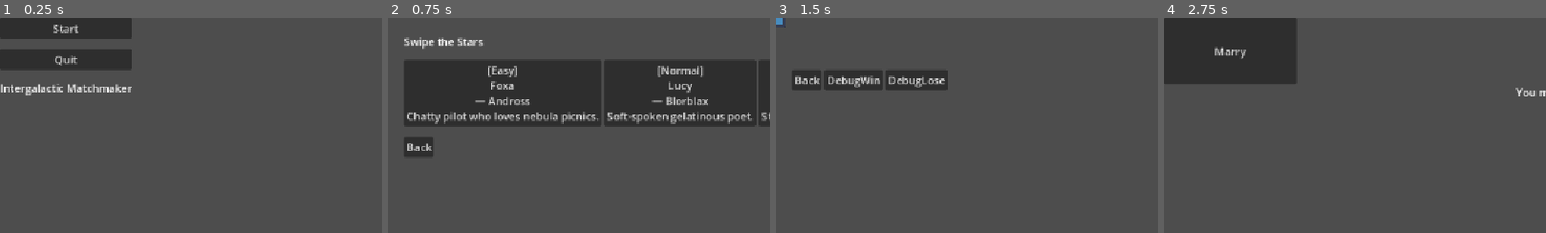
Above: before the commit, frames 1-4 (left to right).
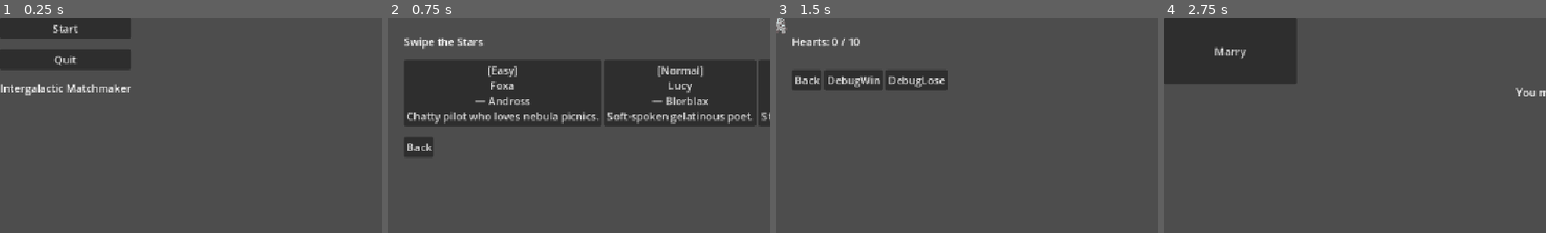
Above: after the commit, the same moments.

Repository: RobinPilt/UTGJ2025_c4
Game: Godot game, scene res://scenes/core/main.tscn
Two runs of this game, one before a commit and one after it. Both use one fixed random seed, a clock stepped at 60 frames per second and the inputs below. The engine's default icon, where the game draws it, is replaced by a stand-in: a white triangle on a blue panel in a dark square.
Inputs:
- Up to frame 1 (0.25 s): no input
- Up to frame 2 (0.75 s): click "Start" at 0.5 s
- Up to frame 3 (1.5 s): click "[Easy] Foxa — Andross Chatty …" at 1.25 s
- Up to frame 4 (2.75 s): click "DebugWin" at 2 s
The pictures show only the part of the screen within x 0-50%, y 0-50%; the shares and areas given below are measured in that part.

The runs differ from the first frame. In frame 1, 0.6% of the frame differs, in the area x 5-35%, y 3-36%; in frame 2, nothing differs; in frame 3, 0.6%; in frame 4, nothing differs.

Commit message:
Bullet hell updates

Diff:
--- a/koguja/scenes/minigame/Heart.gd
+++ b/koguja/scenes/minigame/Heart.gd
@@ -1,7 +1,4 @@
-# res://scripts/minigame/Heart.gd
 extends Area2D
-
-signal collected(value: int)
 
 @export var value: int = 1
 @export var speed: float = 120.0
@@ -19,5 +16,5 @@
 
 func _on_body_entered(body: Node) -> void:
     if body.is_in_group("player"):
-        emit_signal("collected", value)
+        body.collect_heart(value)
         queue_free()
--- a/koguja/scenes/minigame/Heart.tscn
+++ b/koguja/scenes/minigame/Heart.tscn
@@ -1,7 +1,7 @@
 [gd_scene load_steps=4 format=3 uid="uid://jpyv6cpj46ca"]
 
 [ext_resource type="Script" uid="uid://d06a0ytjraemn" path="res://scenes/minigame/Heart.gd" id="1_4g2xs"]
-[ext_resource type="Texture2D" uid="uid://dyr2kutvmy0qa" path="res://assets/art/icon.svg" id="2_oe26d"]
+[ext_resource type="Texture2D" uid="uid://b5e4hh314tfxx" path="res://assets/art/heart3.png" id="2_4g2xs"]
 
 [sub_resource type="CircleShape2D" id="CircleShape2D_pprgd"]
 
@@ -9,9 +9,8 @@
 script = ExtResource("1_4g2xs")
 
 [node name="Sprite2D" type="Sprite2D" parent="."]
-modulate = Color(0.9764706, 0.11764706, 0.48235294, 1)
-scale = Vector2(0.12500006, 0.12500006)
-texture = ExtResource("2_oe26d")
+scale = Vector2(0.025, 0.025)
+texture = ExtResource("2_4g2xs")
 
 [node name="CollisionShape2D" type="CollisionShape2D" parent="."]
 shape = SubResource("CircleShape2D_pprgd")
--- a/koguja/scenes/minigame/Minigame.gd
+++ b/koguja/scenes/minigame/Minigame.gd
@@ -3,27 +3,54 @@
 @onready var back_btn: Button = $"HUD/MarginContainer/VBoxContainer/HBoxContainer/BackButton"
 @onready var win_btn: Button = $"HUD/MarginContainer/VBoxContainer/HBoxContainer/DebugWinButton"
 @onready var lose_btn: Button = $"HUD/MarginContainer/VBoxContainer/HBoxContainer/DebugLoseButton"
+@onready var hearts_label: Label = $"HUD/MarginContainer/VBoxContainer/HeartsLabel"
+
+const DIFFICULTY_HEARTS = {
+	"easy": 10,
+	"normal": 15,
+	"hard": 20
+}
 
 var npc_data: Dictionary = {}
+var hearts_collected: int = 0
+var required_hearts: int = 10  # Default fallback
 
 func bootstrap(payload: Dictionary) -> void:
-    npc_data = payload.get("npc", {}) as Dictionary
-    print("Minigame bootstrap received NPC:", npc_data)
+	npc_data = payload.get("npc", {}) as Dictionary
+	var difficulty_id: String = npc_data.get("difficulty_id", "easy")
+	required_hearts = DIFFICULTY_HEARTS.get(difficulty_id, 10)
+	hearts_collected = 0
+	update_heart_ui()
+	print("Minigame bootstrap received NPC:", npc_data)
+	print("Difficulty ID:", difficulty_id, "→ Required Hearts:", required_hearts)
 
 func _ready() -> void:
-    back_btn.pressed.connect(func() -> void:
-        GameState.goto(GameState.FlowState.DATING_APP)
-    )
+	back_btn.pressed.connect(func() -> void:
+		GameState.goto(GameState.FlowState.DATING_APP)
+	)
 
-    win_btn.pressed.connect(func() -> void:
-        GameState.goto(GameState.FlowState.WEDDING, {
-            "npc": npc_data,
-            "full_name": "Robin"  # Replace with RunData later
-        })
-    )
+	win_btn.pressed.connect(func() -> void:
+		GameState.goto(GameState.FlowState.WEDDING, {
+			"npc": npc_data,
+			"full_name": "Robin"  # Replace with RunData later
+		})
+	)
 
-    lose_btn.pressed.connect(func() -> void:
-        GameState.goto(GameState.FlowState.GRAVEYARD, {
-            "full_name": "Robin"  # Replace with RunData later
-        })
-    )
+	lose_btn.pressed.connect(func() -> void:
+		GameState.goto(GameState.FlowState.GRAVEYARD, {
+			"full_name": "Robin"  # Replace with RunData later
+		})
+	)
+
+func on_heart_collected(value: int = 1) -> void:
+	hearts_collected += value
+	update_heart_ui()
+
+	if hearts_collected >= required_hearts:
+		GameState.goto(GameState.FlowState.WEDDING, {
+			"npc": npc_data,
+			"full_name": "Robin"  # Replace with RunData later
+		})
+
+func update_heart_ui() -> void:
+	hearts_label.text = "Hearts: %d / %d" % [hearts_collected, required_hearts]
--- a/koguja/scenes/minigame/PlayerShip.gd
+++ b/koguja/scenes/minigame/PlayerShip.gd
@@ -4,29 +4,41 @@
 @export var acceleration: float = 2000.0
 @export var friction: float = 600.0
 
+@export var max_tilt_angle: float = 0.3  # ~17 degrees in radians
+@export var tilt_speed: float = 5.0      # How fast the ship tilts
+
 var current_velocity: Vector2 = Vector2.ZERO
 var viewport_size: Vector2 = Vector2.ZERO
 
 func _ready() -> void:
-	add_to_group("player")
-	viewport_size = get_viewport_rect().size
+    add_to_group("player")
+    viewport_size = get_viewport_rect().size
 
 func _physics_process(delta: float) -> void:
-	var input_vec: Vector2 = Vector2.ZERO
-	input_vec.x = Input.get_action_strength("move_right") - Input.get_action_strength("move_left")
-	input_vec.y = Input.get_action_strength("move_down") - Input.get_action_strength("move_up")
-	input_vec = input_vec.normalized()
+    var input_vec: Vector2 = Vector2.ZERO
+    input_vec.x = Input.get_action_strength("move_right") - Input.get_action_strength("move_left")
+    input_vec.y = Input.get_action_strength("move_down") - Input.get_action_strength("move_up")
+    input_vec = input_vec.normalized()
 
-	# Apply acceleration toward input direction
-	if input_vec != Vector2.ZERO:
-		current_velocity = current_velocity.move_toward(input_vec * base_speed, acceleration * delta)
-	else:
-		# Apply friction when no input
-		current_velocity = current_velocity.move_toward(Vector2.ZERO, friction * delta)
+    # Apply acceleration toward input direction
+    if input_vec != Vector2.ZERO:
+        current_velocity = current_velocity.move_toward(input_vec * base_speed, acceleration * delta)
+    else:
+        # Apply friction when no input
+        current_velocity = current_velocity.move_toward(Vector2.ZERO, friction * delta)
 
-	velocity = current_velocity
-	move_and_slide()
+    velocity = current_velocity
+    move_and_slide()
 
-	# Clamp inside window (simple, no camera yet)
-	position.x = clamp(position.x, 0.0, viewport_size.x)
-	position.y = clamp(position.y, 0.0, viewport_size.y)
+    # Clamp inside window (simple, no camera yet)
+    position.x = clamp(position.x, 0.0, viewport_size.x)
+    position.y = clamp(position.y, 0.0, viewport_size.y)
+
+    # Tilt the ship based on horizontal input
+    var target_tilt = input_vec.x * max_tilt_angle
+    rotation = lerp(rotation, target_tilt, tilt_speed * delta)
+
+# Called by Heart when collected
+func collect_heart(value: int = 1) -> void:
+    if get_parent().has_method("on_heart_collected"):
+        get_parent().on_heart_collected(value)
--- a/koguja/scenes/minigame/PlayerShip.tscn
+++ b/koguja/scenes/minigame/PlayerShip.tscn
@@ -1,7 +1,7 @@
 [gd_scene load_steps=4 format=3 uid="uid://mm8b0ux5eo3u"]
 
 [ext_resource type="Script" uid="uid://dj0qeol30ktkg" path="res://scenes/minigame/PlayerShip.gd" id="1_8aeqq"]
-[ext_resource type="Texture2D" uid="uid://dyr2kutvmy0qa" path="res://assets/art/icon.svg" id="2_r4d0h"]
+[ext_resource type="Texture2D" uid="uid://b7mcriwnssofc" path="res://assets/art/spaceshop.png" id="2_8aeqq"]
 
 [sub_resource type="CircleShape2D" id="CircleShape2D_tv5cf"]
 radius = 16.0
@@ -10,8 +10,10 @@
 script = ExtResource("1_8aeqq")
 
 [node name="Sprite2D" type="Sprite2D" parent="."]
-scale = Vector2(0.23046872, 0.23046872)
-texture = ExtResource("2_r4d0h")
+scale = Vector2(0.05, 0.05)
+texture = ExtResource("2_8aeqq")
+region_rect = Rect2(112, 791, 112, 75)
 
 [node name="CollisionShape2D" type="CollisionShape2D" parent="."]
+scale = Vector2(1.45, 1.45)
 shape = SubResource("CircleShape2D_tv5cf")
--- a/koguja/scenes/ui/DatingApp.gd
+++ b/koguja/scenes/ui/DatingApp.gd
@@ -27,6 +27,7 @@
 		"blurb": "Star navy ace; danger magnet.",
 		"sprite_path": "res://assets/art/saask.png"
 	},
+
 ]
 
 func _ready() -> void:
--- a/koguja/scenes/ui/MainMenu.tscn
+++ b/koguja/scenes/ui/MainMenu.tscn
@@ -9,6 +9,7 @@
 anchor_bottom = 1.0
 grow_horizontal = 2
 grow_vertical = 2
+scale = Vector2(0.9924457, 1)
 script = ExtResource("1_vjtqc")
 
 [node name="CenterContainer" type="CenterContainer" parent="."]
Not shown, added: koguja/assets/art/heart1.png.import
Not shown, added: koguja/assets/art/heart2.png.import
Not shown, added: koguja/assets/art/heart3.png.import
Not shown, added: koguja/assets/art/heart4.png.import
Not shown, added: koguja/assets/art/heart5.png.import
Not shown, added: koguja/assets/art/heart6.png.import
Not shown, added: koguja/assets/art/heart7.png.import
Binary file added: koguja/sheet.png
Not shown, added: koguja/sheet.png.import
